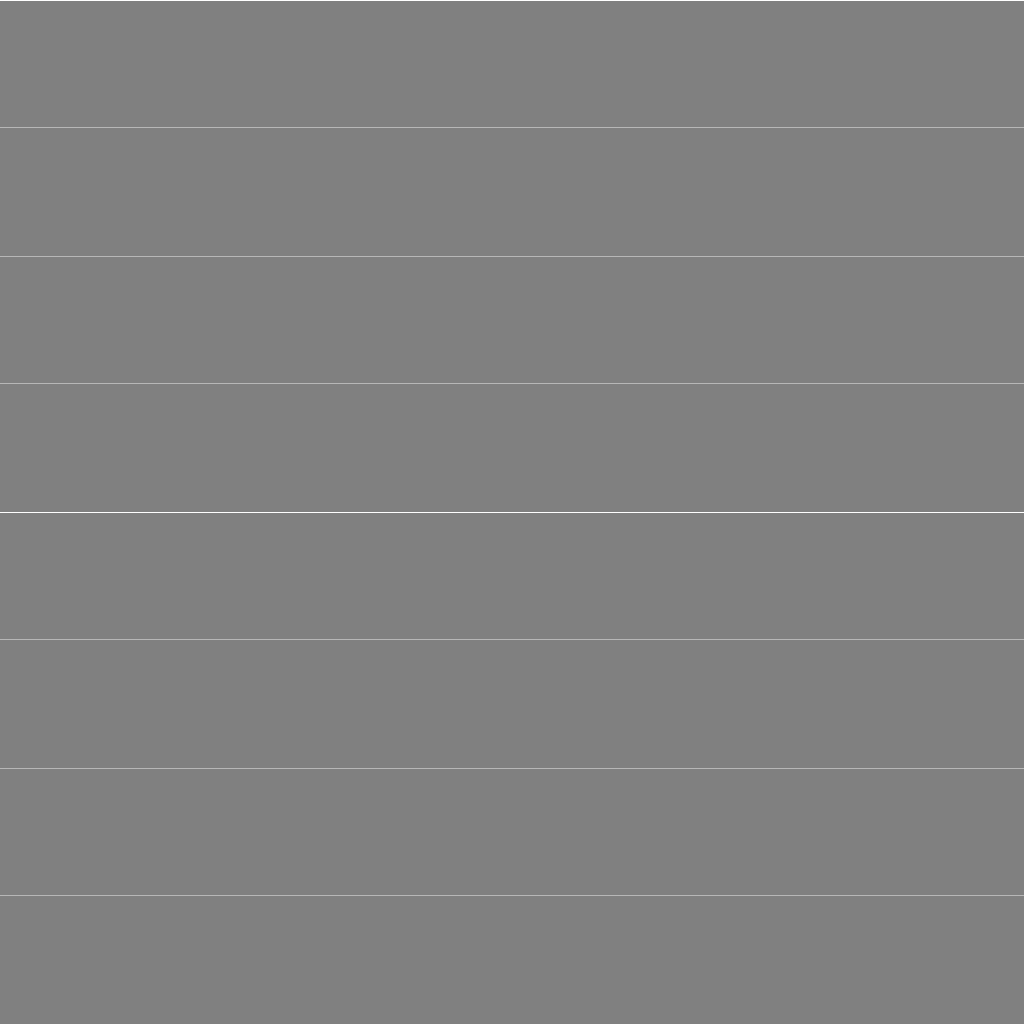
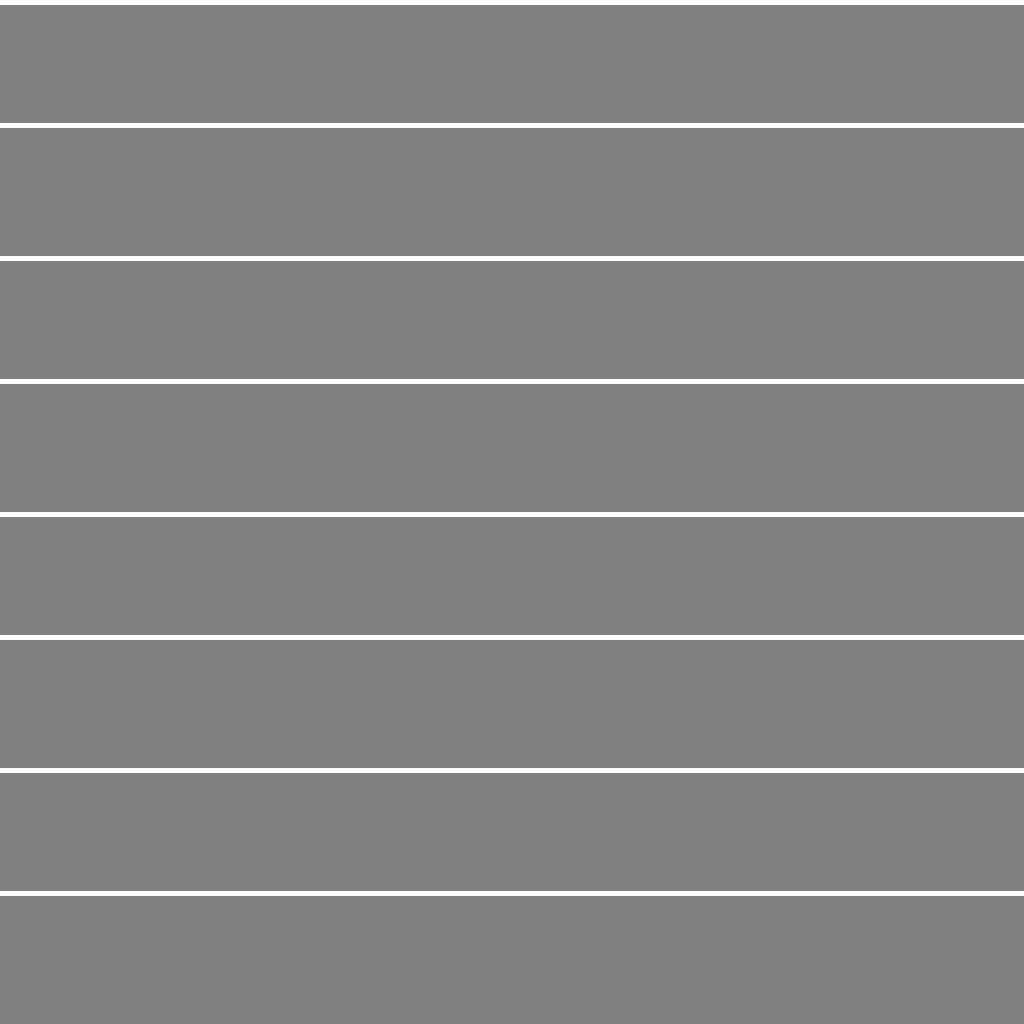
Layered file, before and after one edit (1024x1024). Changes by layer:
"gird": opacity 43% → 100% over [0, 1, 1024, 896]
painted on "Rectangle 1" over [0, 1, 1024, 127]
painted on "Rectangle 1 copy 2" over [0, 257, 1024, 383]
painted on "Rectangle 1 copy 3" over [0, 513, 1024, 639]
painted on "Rectangle 1 copy" over [0, 769, 1024, 895]
